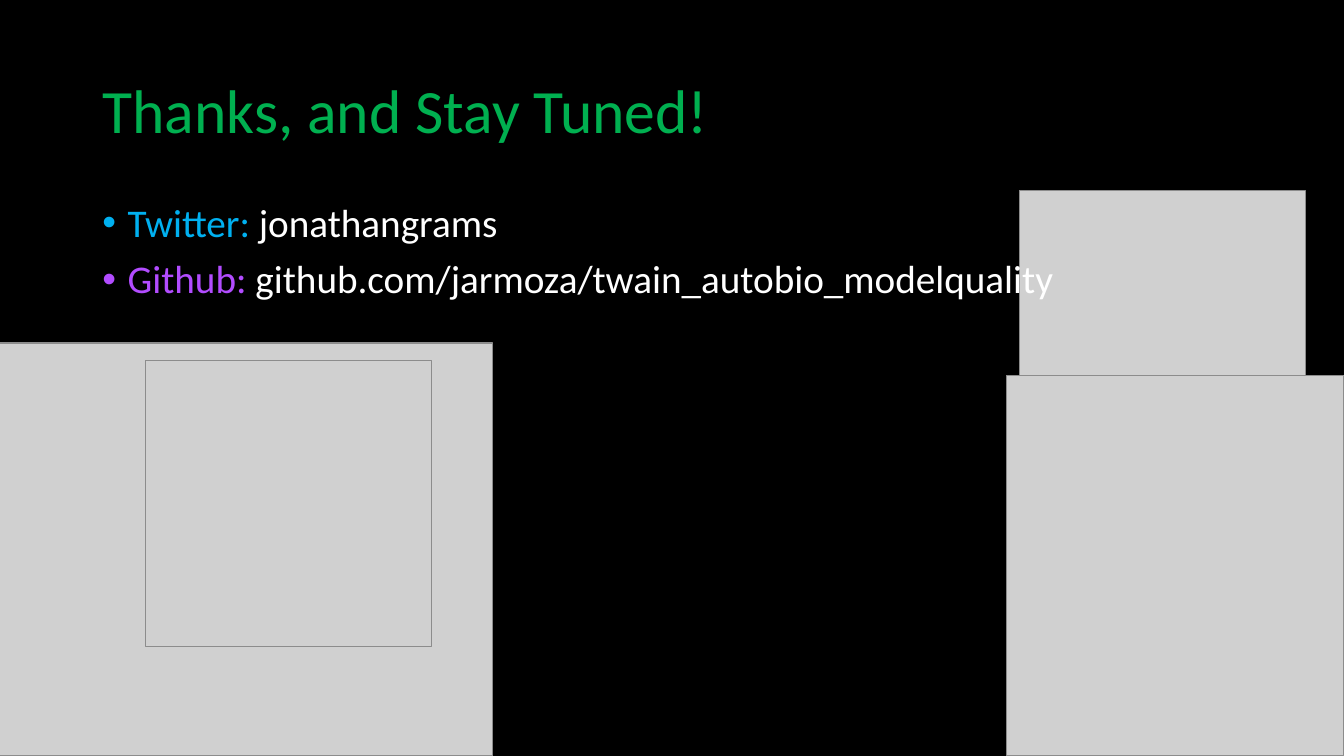
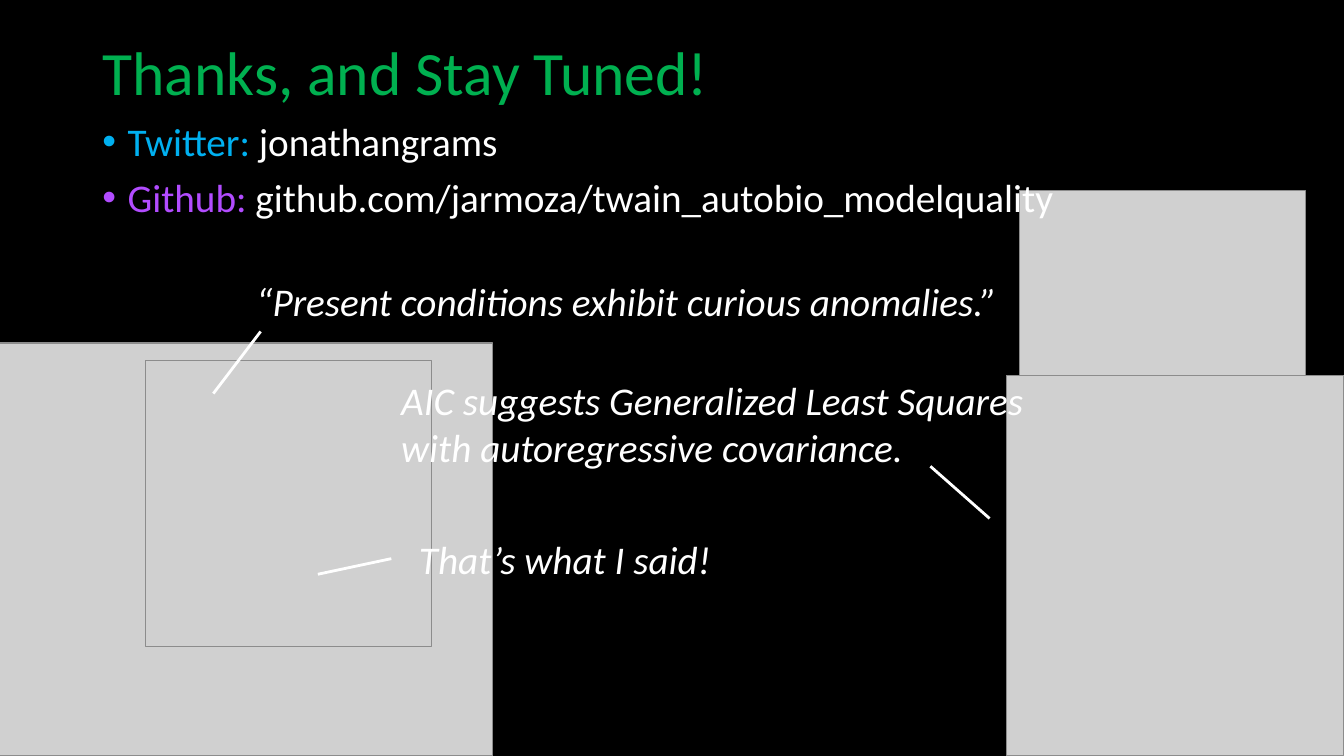
Before and after one commit to jarmoza/twain_autobio_modelquality, a slide deck: slide 9 of nyudh_summerfellowship_jonathan_armoza.pptx (slide 8 before the commit). Drawn at 1344x756 pixels with LibreOffice and Linux fonts; fonts in the diff are those of the drawing; grey boxes stand for pictures. Boxes give left, top, right and bottom in pixels: in the first picture for what was removed or moved away, otherwise in the second. Text is boxed around its words. In the diff, an @@ line names an element or a change of style, - is before the commit and + after.

```diff
--- a/nyudh_summerfellowship_jonathan_armoza.pptx
+++ b/nyudh_summerfellowship_jonathan_armoza.pptx
@@ title "Thanks, and Stay Tuned!": place and size @@
-title "Thanks, and Stay Tuned!" at <box>102,90,708,143</box>
+title "Thanks, and Stay Tuned!" at <box>102,52,708,105</box>
@@ text "Twitter: jonathangrams": place and size @@
-text "Twitter: jonathangrams" at <box>128,209,1053,303</box>
+text "Twitter: jonathangrams" at <box>128,128,1053,222</box>
@@ text added at <box>256,288,997,317</box>, 28 pt, text #FFFFFF, italic @@
+“Present conditions exhibit curious anomalies.”
@@ line added from (214, 393) to (261, 332), #FFFFFF 2 pt @@
@@ text added at <box>401,382,1023,472</box>, 28 pt, text #FFFFFF, italic @@
+AIC suggests Generalized Least Squares
+with autoregressive covariance.
@@ line added from (990, 518) to (931, 467), #FFFFFF 2 pt @@
@@ line added from (318, 575) to (391, 559), #FFFFFF 2 pt @@
@@ text added at <box>419,541,710,584</box>, 28 pt, text #FFFFFF, italic @@
+That’s what I said!
```
Also in this commit, not shown: 4 other slides changed, 2 slides added, 1 slide removed.
